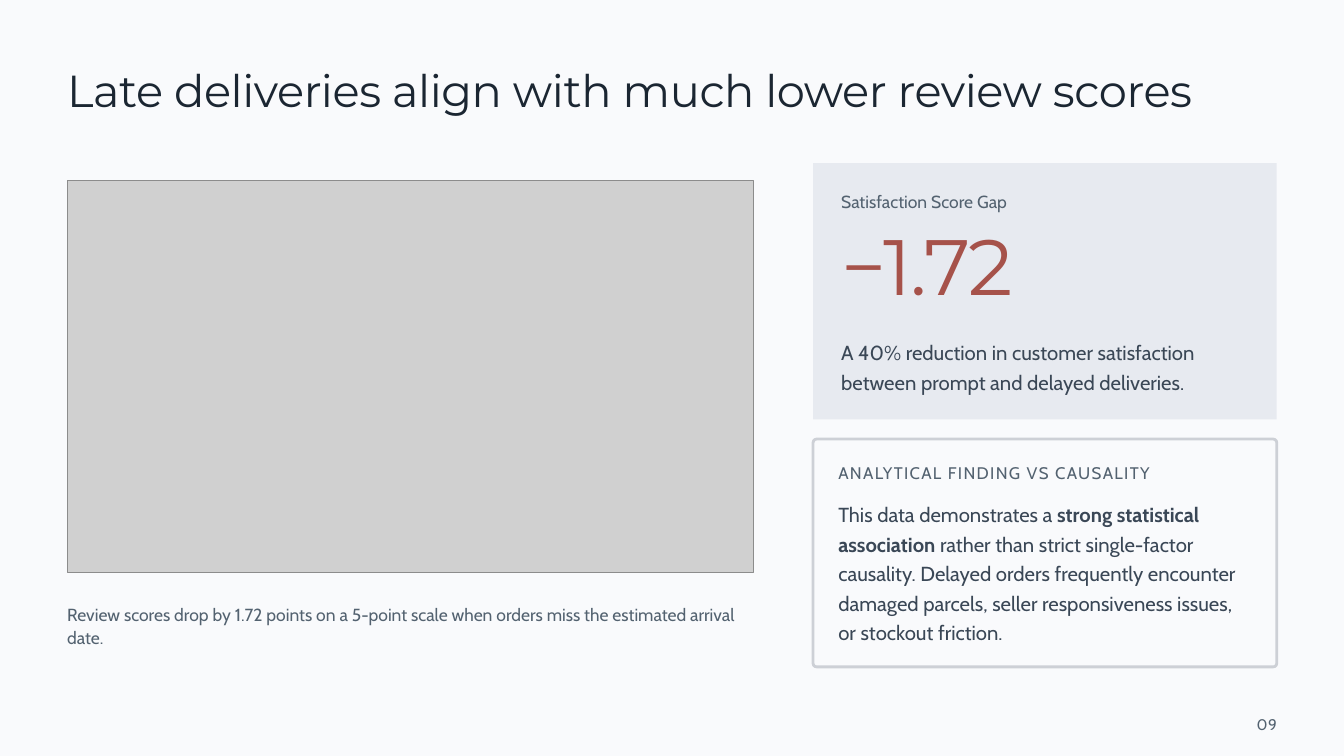
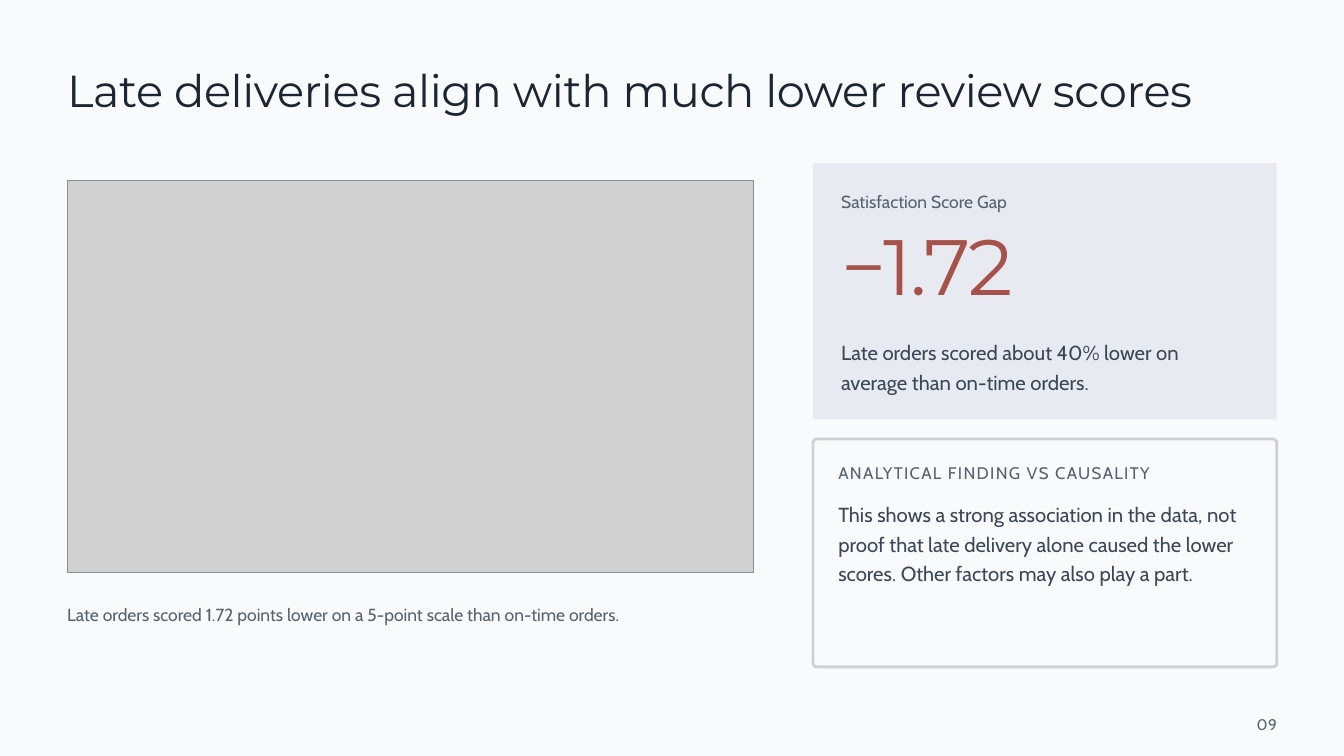
Before and after one commit to GurnoorSingh3/Olist_E-Commerce_Analysis, a slide deck: slide 9 of Olist-E-Commerce-Analysis.pptx. Drawn at 1344x756 pixels with LibreOffice and Linux fonts; fonts in the diff are those of the drawing; grey boxes stand for pictures; background and template pictures are left out. Boxes give left, top, right and bottom in pixels: in the first picture for what was removed or moved away, otherwise in the second. Text is boxed around its words. In the diff, an @@ line names an element or a change of style, - is before the commit and + after.

```diff
--- a/Olist-E-Commerce-Analysis.pptx
+++ b/Olist-E-Commerce-Analysis.pptx
@@ text at [841, 344, 1179, 395]: text changed @@
-A 40% reduction in customer satisfaction between prompt and delayed deliveries.
+Late orders scored about 40% lower on average than on-time orders.
@@ text at [838, 506, 1236, 586]: text changed @@
-This data demonstrates a strong statistical association rather than strict single-factor causality. Delayed orders frequently encounter damaged parcels, seller responsiveness issues, or stockout friction.
+This shows a strong association in the data, not proof that late delivery alone caused the lower scores. Other factors may also play a part.
@@ text at [67, 608, 619, 625]: text changed @@
-Review scores drop by 1.72 points on a 5-point scale when orders miss the estimated arrival date.
+Late orders scored 1.72 points lower on a 5-point scale than on-time orders.
```
Also in this commit, not shown: 7 other slides changed.
